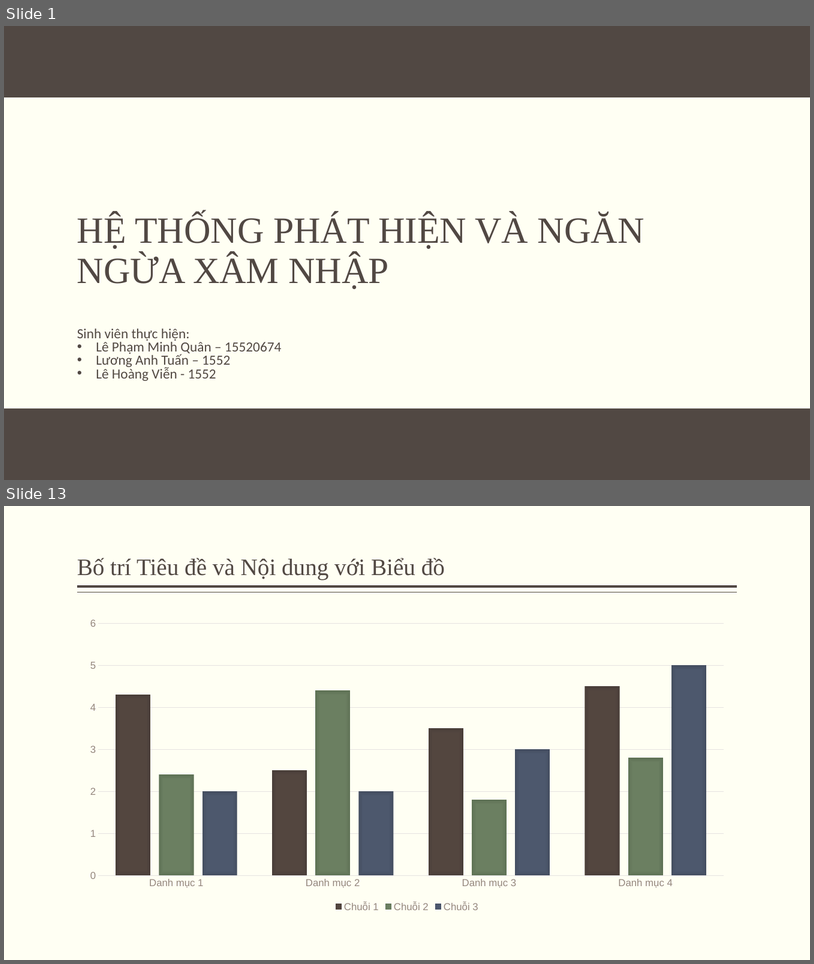
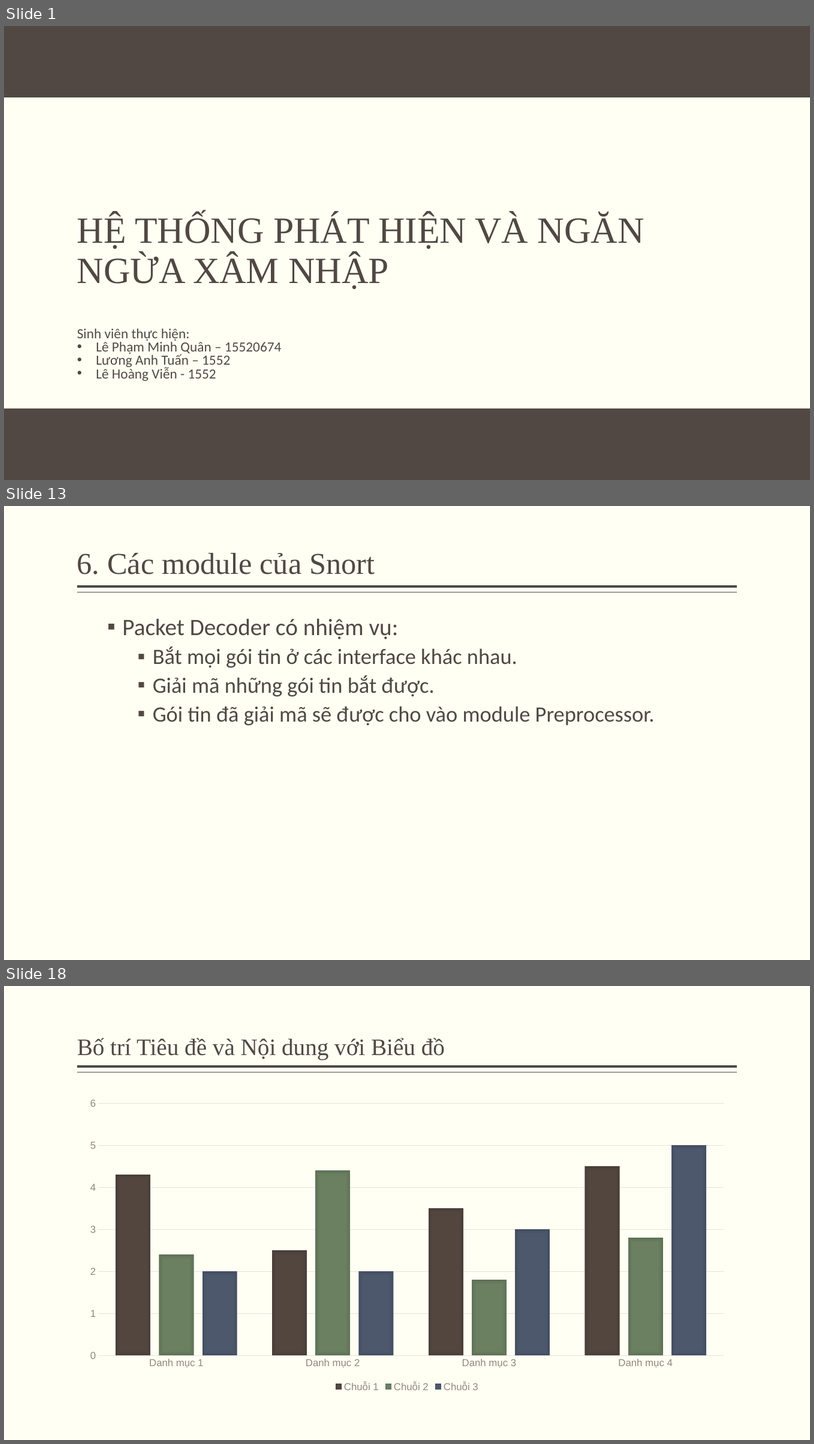
Before and after one commit to minhquan1418/do_an_ATMNC, a slide deck: silde.pptx. Shown one above the other, each under a label of ours: slides 1 and 13 before the commit, slides 1, 13 and 18 after it; the slides between them are not shown. The pictures are 814x964 and 814x1444 pixels, drawn with LibreOffice and Linux fonts; fonts in the diff are those of the drawing; background and template pictures are left out. Boxes give left, top, right and bottom in pixels: in the first picture for what was removed or moved away, otherwise in the second. Text is boxed around its words. In the diff, an @@ line names an element or a change of style, - is before the commit and + after.

Commit message:
cac mode cua snort

```diff
--- a/silde.pptx
+++ b/silde.pptx
@@ slide 13 added at bbox=[4, 506, 810, 960], background #FFFFF3; not listed: 2 template elements that a slide beside it also shows @@
@@ title added at bbox=[77, 553, 375, 574], 36 pt, text #514843 @@
+6. Các module của Snort
@@ text added at bbox=[122, 618, 655, 726], 26 pt, text #514843 @@
+  ▪ Packet Decoder có nhiệm vụ:
+    ▪ Bắt mọi gói tin ở các interface khác nhau.
+    ▪ Giải mã những gói tin bắt được.
+    ▪ Gói tin đã giải mã sẽ được cho vào module Preprocessor.
@@ what was slide 13 is now slide 18 @@
```
Also in this commit, not shown: 3 slides changed, 12 other slides added, 8 slides removed.
